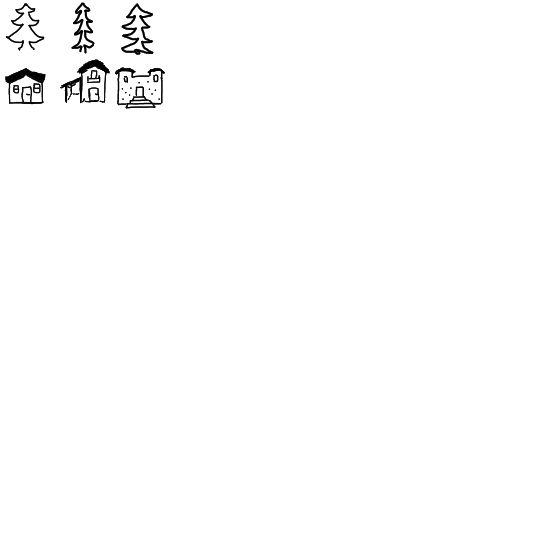
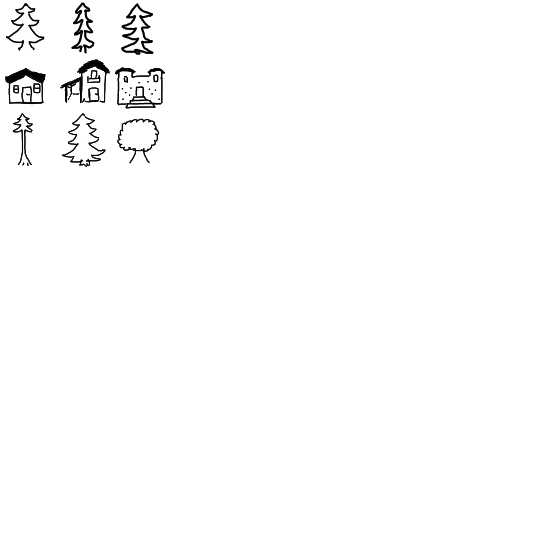
Revision of a layered 560x560 image; what changed, layer by layer:
painted on "Contours" over [12, 113, 160, 167]
painted on "Remplissage" over [12, 113, 160, 167]
